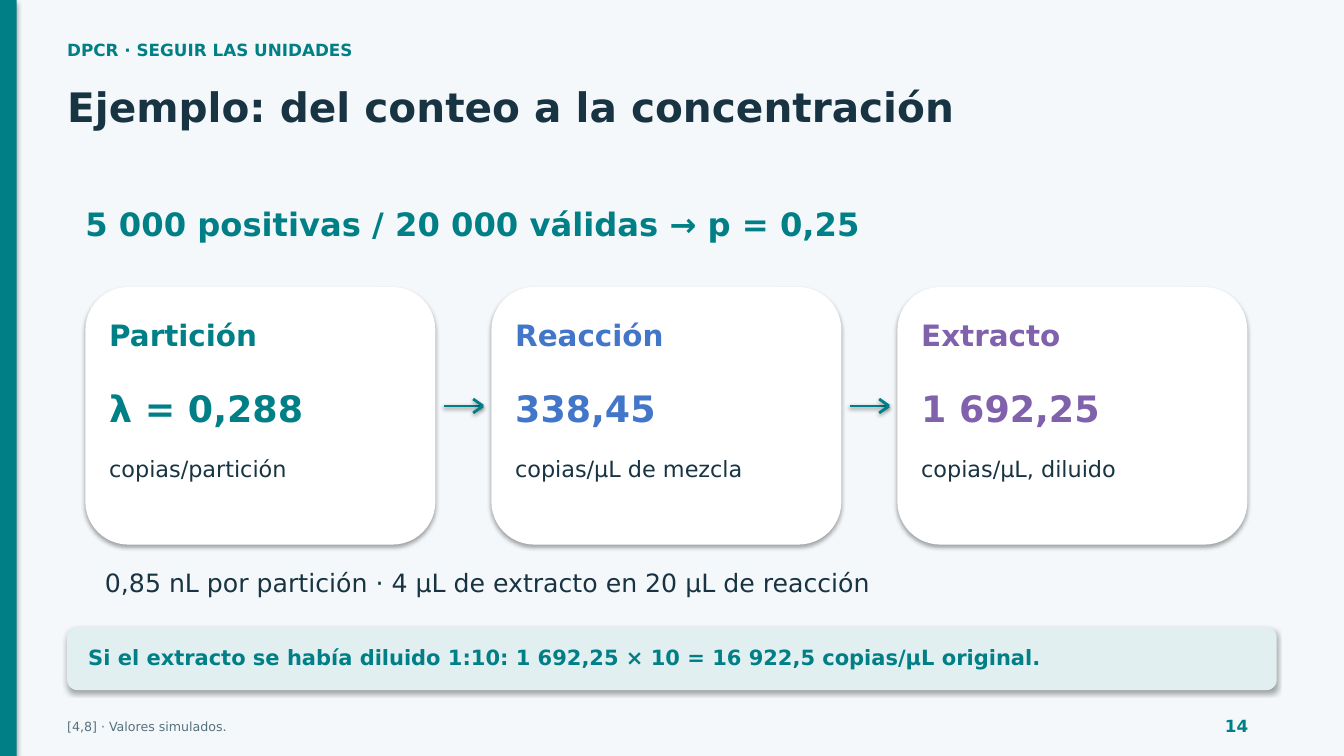
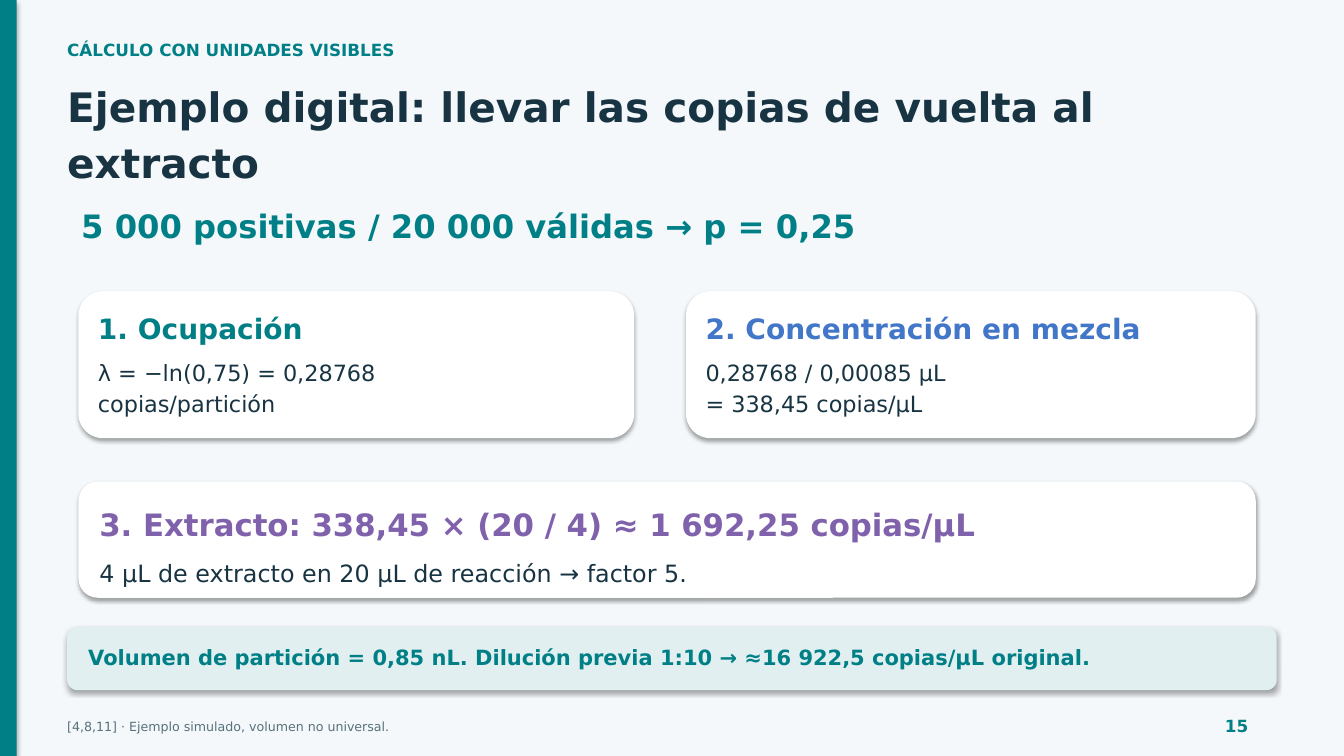
Before and after one commit to espinemilia02-design/Clases2026, a slide deck: slide 15 of pcr_comparada_40min/PCR_40min_con_anexos.pptx (slide 14 before the commit). Drawn at 1344x756 pixels with LibreOffice and Linux fonts; fonts in the diff are those of the drawing. Boxes give left, top, right and bottom in pixels: in the first picture for what was removed or moved away, otherwise in the second. Text is boxed around its words. In the diff, an @@ line names an element or a change of style, - is before the commit and + after.

Commit message:
Rehacer la clase de PCR con caso conductor, señales fluorescentes y cálculos guiados

```diff
--- a/pcr_comparada_40min/PCR_40min_con_anexos.pptx
+++ b/pcr_comparada_40min/PCR_40min_con_anexos.pptx
@@ text at [67, 43, 395, 57]: text changed @@
-DPCR · SEGUIR LAS UNIDADES
+CÁLCULO CON UNIDADES VISIBLES
@@ text removed at [67, 89, 954, 130] @@
-Ejemplo: del conteo a la concentración
@@ text added at [67, 91, 1093, 179], 29 pt, text #183443, bold @@
+Ejemplo digital: llevar las copias de vuelta al
+extracto
@@ text "5 000 positivas / 20 ...": place and size @@
-text "5 000 positivas / 20 ..." at [85, 210, 859, 243]
+text "5 000 positivas / 20 ..." at [81, 212, 855, 244]
@@ rounded rectangle: place and size @@
-rounded rectangle at [86, 287, 436, 545]
+rounded rectangle at [79, 291, 634, 439]
@@ rounded rectangle removed at [492, 287, 842, 545] @@
@@ rounded rectangle: place and size @@
-rounded rectangle at [897, 287, 1247, 545]
+rounded rectangle at [687, 291, 1256, 439]
@@ text added at [98, 317, 303, 345], 20 pt, text #007F86, bold @@
+1. Ocupación
@@ text removed at [109, 323, 257, 347] @@
-Partición
@@ text removed at [515, 323, 663, 347] @@
-Reacción
@@ text added at [706, 317, 1141, 340], 20 pt, text #4276C8, bold @@
+2. Concentración en mezcla
@@ text removed at [921, 324, 1060, 347] @@
-Extracto
@@ text added at [98, 364, 375, 417], 16 pt, text #183443 @@
+λ = −ln(0,75) = 0,28768
+copias/partición
@@ text added at [706, 364, 946, 417], 16 pt, text #183443 @@
+0,28768 / 0,00085 µL
+= 338,45 copias/µL
@@ text removed at [109, 394, 303, 428] @@
-λ = 0,288
@@ line removed from (444, 406) to (483, 406) @@
@@ line removed from (473, 399) to (483, 406) @@
@@ line removed from (473, 413) to (483, 406) @@
@@ text removed at [515, 395, 655, 427] @@
-338,45
@@ line removed from (850, 406) to (889, 406) @@
@@ line removed from (879, 399) to (889, 406) @@
@@ line removed from (879, 413) to (889, 406) @@
@@ text removed at [921, 395, 1099, 427] @@
-1 692,25
@@ text removed at [109, 459, 286, 482] @@
-copias/partición
@@ text removed at [515, 460, 742, 482] @@
-copias/µL de mezcla
@@ text removed at [921, 460, 1116, 482] @@
-copias/µL, diluido
@@ rounded rectangle added at [79, 482, 1256, 598], fill #FFFFFF @@
@@ text added at [99, 512, 975, 542], 22 pt, text #8061AC, bold @@
+3. Extracto: 338,45 × (20 / 4) ≈ 1 692,25 copias/µL
@@ text at [99, 563, 687, 587]: text changed; size 18 to 17 pt @@
-0,85 nL por partición · 4 µL de extracto en 20 µL de reacción
+4 µL de extracto en 20 µL de reacción → factor 5.
@@ text at [88, 648, 1090, 670]: text changed @@
-Si el extracto se había diluido 1:10: 1 692,25 × 10 = 16 922,5 copias/µL original.
+Volumen de partición = 0,85 nL. Dilución previa 1:10 → ≈16 922,5 copias/µL original.
@@ text at [1225, 719, 1248, 733]: text changed @@
-14
+15
@@ text at [67, 721, 390, 734]: text changed @@
-[4,8] · Valores simulados.
+[4,8,11] · Ejemplo simulado, volumen no universal.
```
Also in this commit, not shown: 9 other slides changed, 10 slides added, 9 slides removed, 4 other files.
